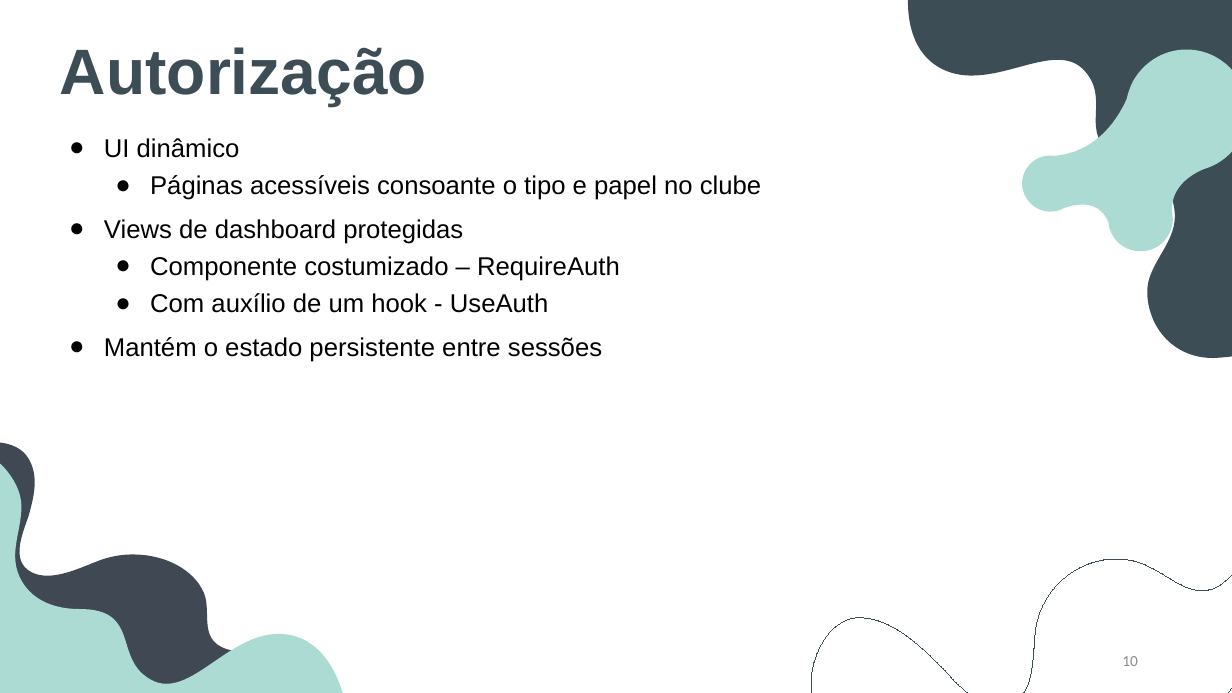
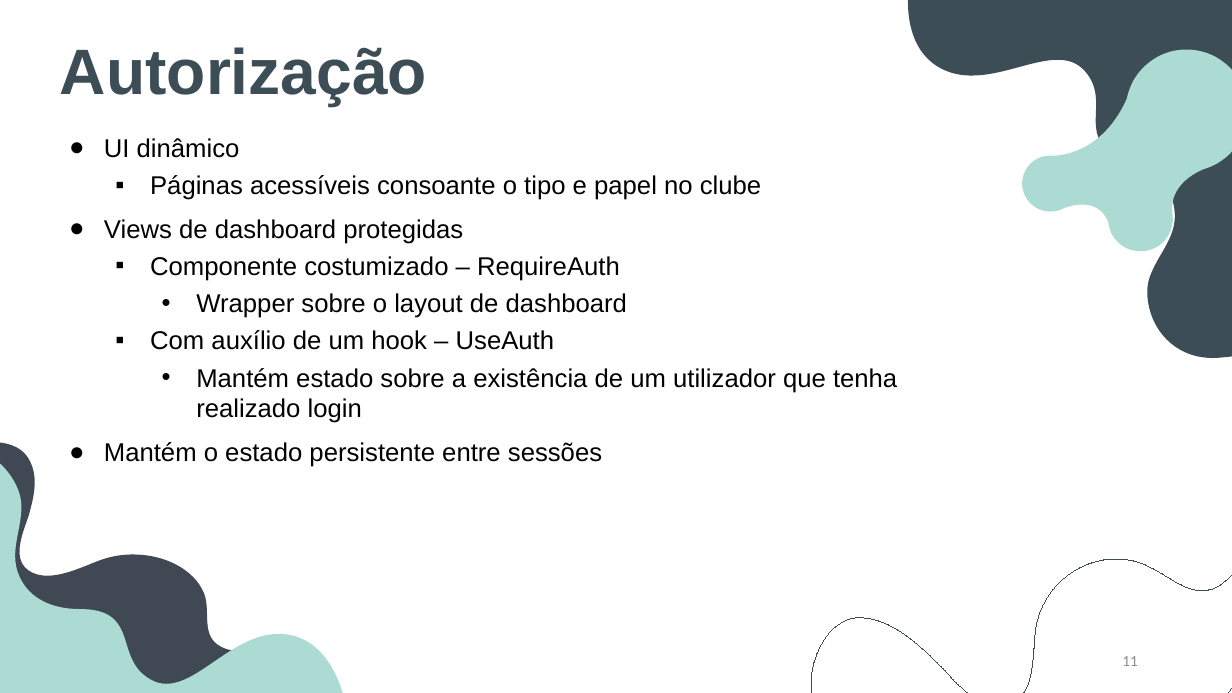
Before and after one commit to BernardoFMF/surf-management-app, a slide deck: slide 11 of docs/demonstration/demonstration.pptx (slide 10 before the commit). Drawn at 1232x693 pixels with LibreOffice and Linux fonts; fonts in the diff are those of the drawing. Boxes give left, top, right and bottom in pixels: in the first picture for what was removed or moved away, otherwise in the second. Text is boxed around its words. In the diff, an @@ line names an element or a change of style, - is before the commit and + after.

```diff
--- a/docs/demonstration/demonstration.pptx
+++ b/docs/demonstration/demonstration.pptx
@@ subtitle at (150,293,897,423): text changed @@
-  ● Com auxílio de um hook - UseAuth
+    • Wrapper sobre o layout de dashboard
+  ▪ Com auxílio de um hook – UseAuth
+    • Mantém estado sobre a existência de um utilizador que tenha realizado login
@@ page number at (1122,656,1138,666): text changed @@
-10
+11
```
Also in this commit, not shown: 5 other slides changed, 1 slide added, 1 other file.
